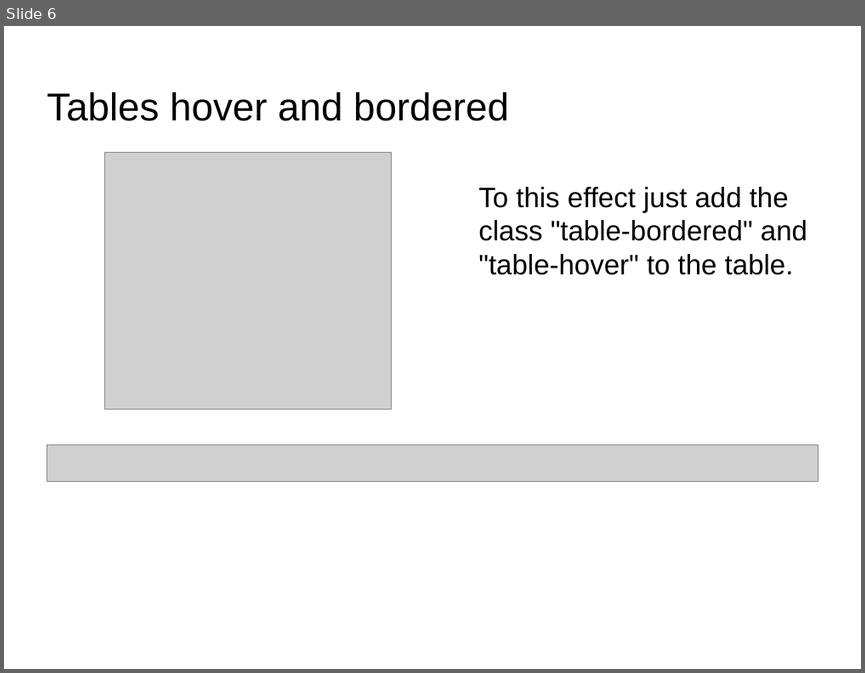
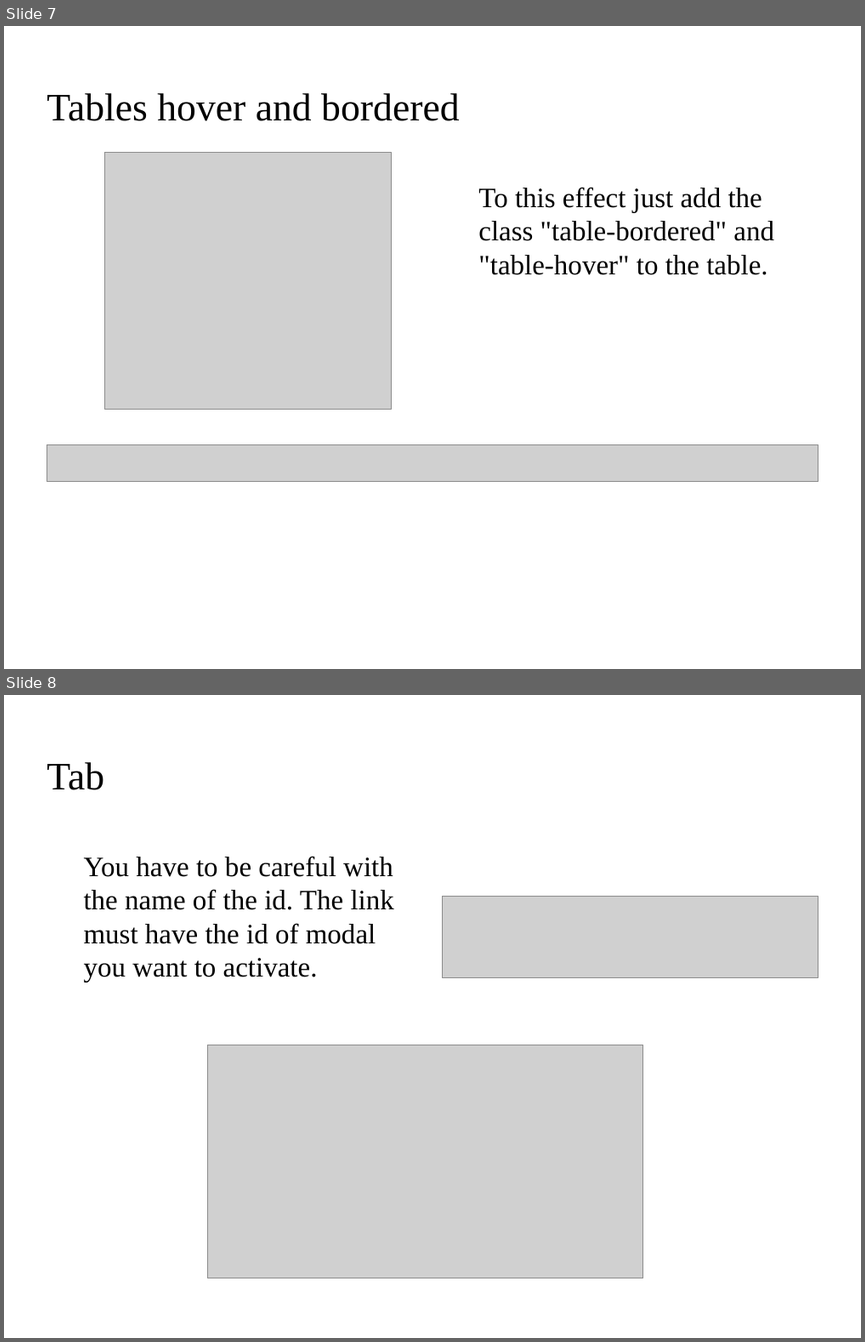
Before and after one commit to alvarocrego/EjercicioMrRuiz, a slide deck: web/Alvaro Crego_Bootstrap.odp. Shown one above the other, each under a label of ours: slide 6 before the commit, slides 7 and 8 after it. The pictures are 865x673 and 865x1342 pixels, drawn with LibreOffice and Linux fonts; fonts in the diff are those of the drawing; grey boxes stand for pictures; background and template pictures are left out. Boxes give left, top, right and bottom in pixels: in the first picture for what was removed or moved away, otherwise in the second. Text is boxed around its words. In the diff, an @@ line names an element or a change of style, - is before the commit and + after.

```diff
--- a/web/Alvaro Crego_Bootstrap.odp
+++ b/web/Alvaro Crego_Bootstrap.odp
@@ slide 8 added at [4,695,861,1338], background picture (left out) @@
@@ title added at [46,762,104,790], 36 pt, text #000000 @@
+Tab
@@ text added at [84,856,394,982], 26 pt, text #000000 @@
+You have to be careful with the name of the id. The link must have the id of modal you want to activate.
@@ picture added at [442,896,818,977] @@
@@ picture added at [208,1045,644,1278] @@
@@ what was slide 6 is now slide 7 @@
@@ slide 7 changed as well @@
@@ title "Tables hover and bordered" at [46,93,459,121]: font Arial to Times New Roman @@
@@ text "To this effect just add ..." at [478,187,774,275]: font Arial to Times New Roman @@
```
Also in this commit, not shown: 6 other slides changed, 1 other slide added, 1 slide removed.
